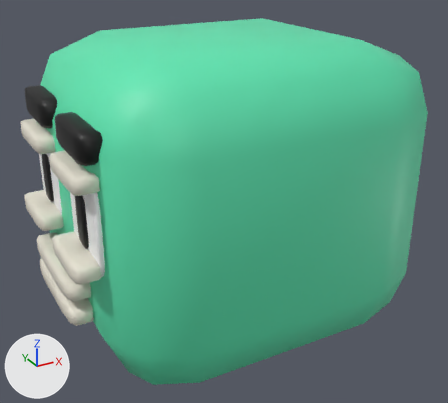
Two versions of the glTF model หน้าตา2416.glb, one commit apart.
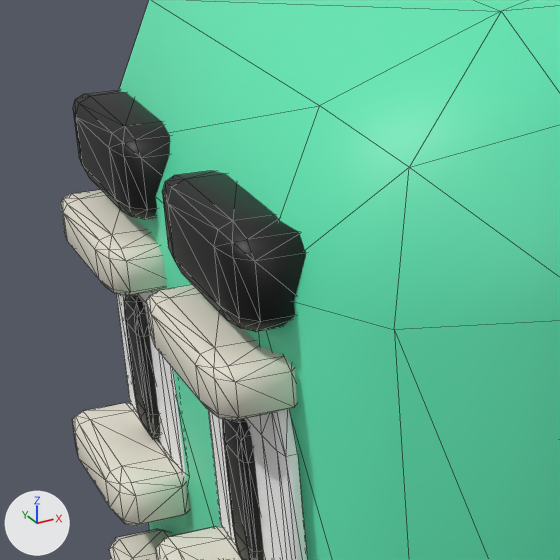
Each version appears first whole from a 50 mm camera at (-1.746, -3.174, 2.586) aimed at (-0.037, -0.067, 1.033), and next in a close-up on the part from 0% to 42% of the width and 14% to 60% of the height. Arrows for +X, +Y and +Z are at lower left; the lights stay in place. The older version's two pictures come first. The close-ups show mesh edges as thin lines. Vertices at exactly the same position are counted once.
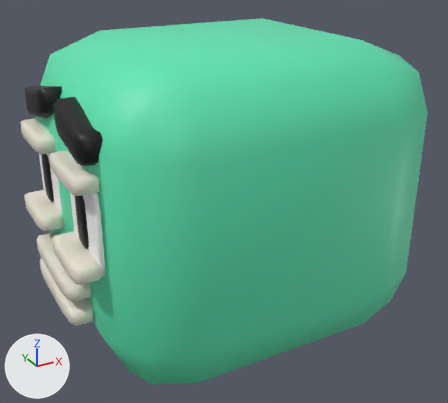
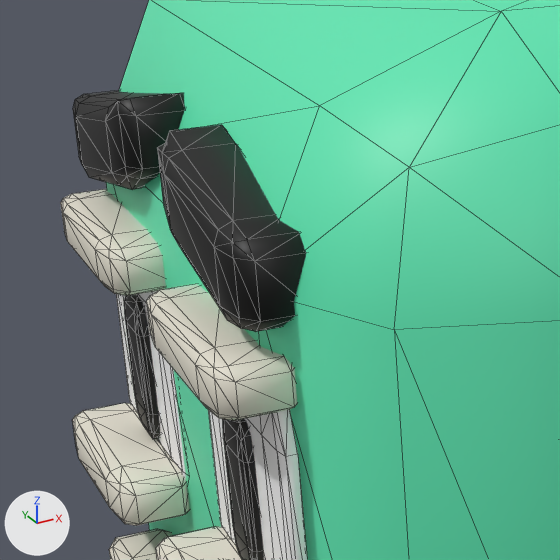
The newer file adds a shape key; the second version is drawn at full value of the shape key 'browInnerUp' of 'Cube', and the change is written as the vertex moves it makes.

Boxes [x1, y1, x2, y2] around the edits, measured in the close-ups (560 x 560 px; the box of a moved part takes in the faces that stretch with it):
part 1 of me_cube, moved or reshaped
    before: [162, 170, 276, 318]
    after: [157, 125, 276, 316]
part 2 of me_cube, moved or reshaped
    before: [76, 93, 170, 216]
    after: [76, 92, 176, 189]
part 3 of me_cube, moved or reshaped
    before: [123, 136, 170, 219]
    after: [118, 93, 185, 179]

The change, as a list of edits to the scene's bpy script:
```text
Change me_cube:
    where me_cube.from_pydata(...)  # 728 vertices, 1404 faces; spans x -1.13..1.0, y -1.0..1.0, z -1.0..1.0
    used by ob_cube; location = (0.0, 0.0, 1.135); scale = (1.0, 0.875, 0.899)
    me_cube part 1: all 16 vertices in x -1.05..-0.9, y -0.25..-0.18, z 0.5..0.69 are moved by (0.0, 0.0, 0.05)
    me_cube part 2: all 12 vertices in x -1.05..-0.9, y 0.21, z 0.5..0.69 are moved by (0.0, 0.0, 0.05)
    me_cube part 3: all 28 vertices in x -1.04..-0.91, y -0.16..0.15, z 0.52..0.68 are moved by (0.0, 0.0, 0.08)
```
